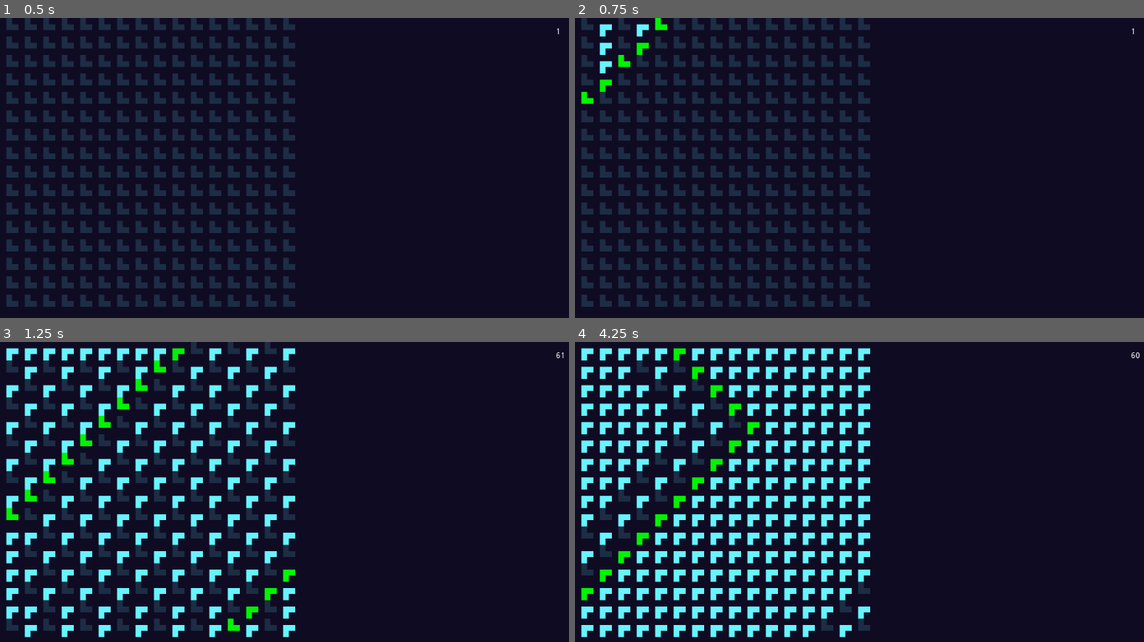
Above: before the commit, frames 1-4 (two rows, left to right).
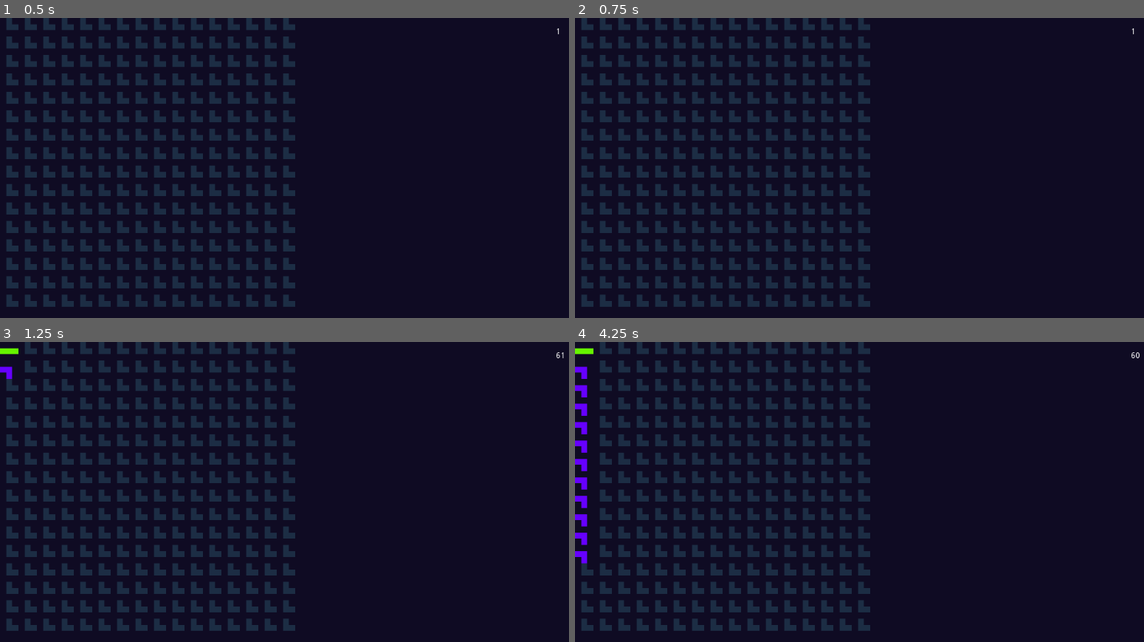
Above: after the commit, the same moments.

Repository: jonnelafin/Adjacency
Game: Godot game, scene res://Scenes/Main.tscn
Two runs of this game, one before a commit and one after it. Both use one fixed random seed, a clock stepped at 60 frames per second and the inputs below.
Inputs (mouse positions are in pixels of both pictures, inside the frame that each line leads up to):
- Up to frame 1 (0.5 s): no input
- Up to frame 2 (0.75 s): tap Enter (ui_accept) at 0.5, 0.6 s; move the mouse to (586, 27) at 0.52 s; click (586, 27) at 0.67 s
- Up to frame 3 (1.25 s): tap Enter (ui_accept) at 0.77, 1.07 s
- Up to frame 4 (4.25 s): move the mouse to (586, 369) at 1.27 s; tap Enter (ui_accept) at 1.35, 1.52, 1.82, 2.1, 2.85, 3.02, 3.32, 3.6, 3.77, 4.07 s; click (586, 369) at 1.42 s; move the mouse to (586, 387) at 2.02 s; click (586, 387) at 2.17 s; move the mouse to (586, 408) at 2.77 s; click (586, 408) at 2.92 s; move the mouse to (586, 426) at 3.52 s; click (586, 426) at 3.67 s; tap E (ui_soft_reload) at 4.15 s

Frame 1 is identical in both runs. In frame 2, 0.8% of the frame differs, in the area x 1-17%, y 0-29%; in frame 3, 12%; in frame 4, 20%, in the area x 0-52%, y 0-99%.
Error after the commit: Invalid call. Nonexistent function 'reset' in base 'Node2D (TileBasic.gd)'. (res://Scenes/Field.gd:84)

Commit message:
Eh

Diff:
--- a/Assets/Scripts/Ruleset.gd
+++ b/Assets/Scripts/Ruleset.gd
@@ -1,7 +1,7 @@
 extends Node
 
 
-const all = [-1, 0, 1, 2]
+const all = [-1, 0, 1, 2, 3, 4]
 const any = -100
 const x = any
 
@@ -16,14 +16,22 @@
 #}
 
 var possible = {
-	-1: [[0, 0, 0, 0]],
-	0: [[-1, x, x, x],[x, x, -1, x],],
-	1: [[5, 5, 5, 5]]
+	-1: [[x, x, x, x]],
+	0: [[-1, x, -1, x]],
+	1: [[-1, -1, x, x]],
+	2: [[-1, x, x, -1]],
+	3: [[x, -1, x, -1]], #[[x, -1, x, -1]],
+	4: [[x, -1, -1, x]]
 }
 
 var forbidden = {
-	[0, possible[0][0]]: [x, -1, -1, -1],
-	[0, possible[0][1]]: [-1, -1, x, -1],
+#	[0, possible[0][0]]: [x, -1, -1, -1],
+#	[0, possible[0][1]]: [-1, -1, x, -1],
+	[0, possible[0][0]]: [[0, 0, 0, 0], [x, 2, 4, x], [x, -1, x, -1]],
+	[2, possible[2][0]]: [[2, 2, 2, 2], [x, 0, 3, x], [x, -1, -1, x]],
+
+	[3, possible[3][0]]: [[3, 3, 3, 3], [4, 4, x, x]],
+	[4, possible[4][0]]: [[4, 4, 4, 4], [3, 3, x, x]],
 }
 
 
@@ -40,13 +48,14 @@
 			if str(n) != "":
 				for r in ruleset:
 					var s = r[ni]
-					var anti = any
+					var anti = []
 					var fullanti = []
 					if forbidden.has([i, r]):
 						fullanti = forbidden[[i, r]]
-						anti = fullanti[ni]
+						for a in fullanti:
+							anti.append(a[ni])
 					logz += "using anti" + str(anti) + "\n"
-					if anti == n.state and anti != any:
+					if n.state in anti: # and anti != any
 						possible = false
 						possible_overide = false
 						logz += "antipattern" + str(fullanti) + " matched neighbor" + str(n) + " at index" + str(ni) + "(" + str(anti) + "==" + str(n.state) + ")\n"
--- a/Assets/Tiles/TileBasic.gd
+++ b/Assets/Tiles/TileBasic.gd
@@ -16,9 +16,11 @@
 var state = -1
 var parent
 var disconnected_states = [-1]
-var possible = []
+var possible = [0, 1, 2, 3, 4, -1]
 var possible_log = ""
 var future_size = ""
+
+var ready = false
 
 onready var hitbox = $Hitbox
 
@@ -37,6 +39,11 @@
 ]
 
 var dirs_meaning = []
+
+func _reset():
+	self.possible = [0, 1, 2, 3, 4, -1]
+	self.state = -1
+	self.ready = false
 
 # Called when the node enters the scene tree for the first time.
 func _ready():
@@ -69,14 +76,14 @@
 	$Hitbox/CollisionShape2D.shape.extents.x = val/2
 	$Hitbox/CollisionShape2D.shape.extents.y = val/2
 	if len(Sprites) > 0: #is_instance_valid(Sprites) and
-		print(Sprites)
+#		print(Sprites)
 		for i in Sprites:
-			print(i)
+#			print(i)
 			var line = i.get_child(0)
 			var points = line.points
 			for ind in range(len(points)):
 				var p = points[ind]
-				print(p.x)
+#				print(p.x)
 				if p.x > 0:
 					p.x = val / 2
 				if p.x < 0:
@@ -106,11 +113,13 @@
 # Called every frame. 'delta' is the elapsed time since the previous frame.
 func _process(_delta):
 	if str(future_size) != "":
-		print("Trying to set size to: " + str(future_size))
+		#print("Trying to set size to: " + str(future_size))
 		setSize(int(future_size))
 		future_size = ""
 	self.global_position.x = x
 	self.global_position.y = y
+	if state == 4:
+		self.modulate = Color(1, 0, 0, 1)
 	if state == 3:
 		self.modulate = Color(0, 1, 1, 1)
 	if state == 2:
@@ -203,14 +212,14 @@
 	if last == self:
 		last = visited[0]
 	#self.state = lastState
-	var poss = Ruleset.getAvailable(neighfill, [0, -1]) #0, 1
+	var poss = Ruleset.getAvailable(neighfill, self.possible) #[0, 1, 2, 3, 4, -1]
 	self.possible_log = poss[1]
 	self.possible = poss[0]
-	if possible.size() > 0:
-		self.state = possible[0]
-	$Timer.stop()
-	$Timer.start()
-	yield($Timer, "timeout")
+#	if possible.size() > 0:
+#		self.state = possible[0]
+	#$Timer.stop()
+	#$Timer.start()
+	#yield($Timer, "timeout")
 	for n in neigh:
 		processing = false
 		n.gen_state(visited, self.state)
--- a/Scenes/Field.gd
+++ b/Scenes/Field.gd
@@ -12,6 +12,7 @@
 var w = 16
 var h = 6*2
 var gap = 0
+
 
 var last_tile = ""
 
@@ -53,14 +54,23 @@
 	fps_label.text = str(Engine.get_frames_per_second())
 	if Input.is_action_just_pressed("ui_accept"):
 		if str(last_tile) != "":
+			var ignore = []
 			for i in range(1):
-				var state = 0
-				match last_tile.state:
-					0:
-						state = 1
-					1:
-						state = 0
 				last_tile.gen_state([], last_tile.state)
+				var lowest_s = 9999999
+				var lowest = ""
+				for t in tiles:
+					if is_instance_valid(t) and len(t.possible) < lowest_s and (not (t in ignore)) and t.ready != true:
+						lowest_s = len(t.possible)
+						lowest = t
+				if lowest_s > 0:
+					lowest.state = lowest.possible[0]
+					lowest.ready = true
+					print(lowest.possible)
+					#ignore.append(lowest)
+				else:
+					ignore.append(lowest)
+					lowest.state = -1
 				yield(last_tile, "gen_ready_outer")
 	if Input.is_action_just_pressed("ui_reload"):
 		for i in get_children():
@@ -71,7 +81,7 @@
 		_ready()
 	if Input.is_action_just_pressed("ui_soft_reload"):
 		for i in tiles:
-			i.state = 0
+			i.reset()
 			i.genConnectors()
 	if Input.is_action_just_pressed("ui_debug"):
 		print("Data: ")
